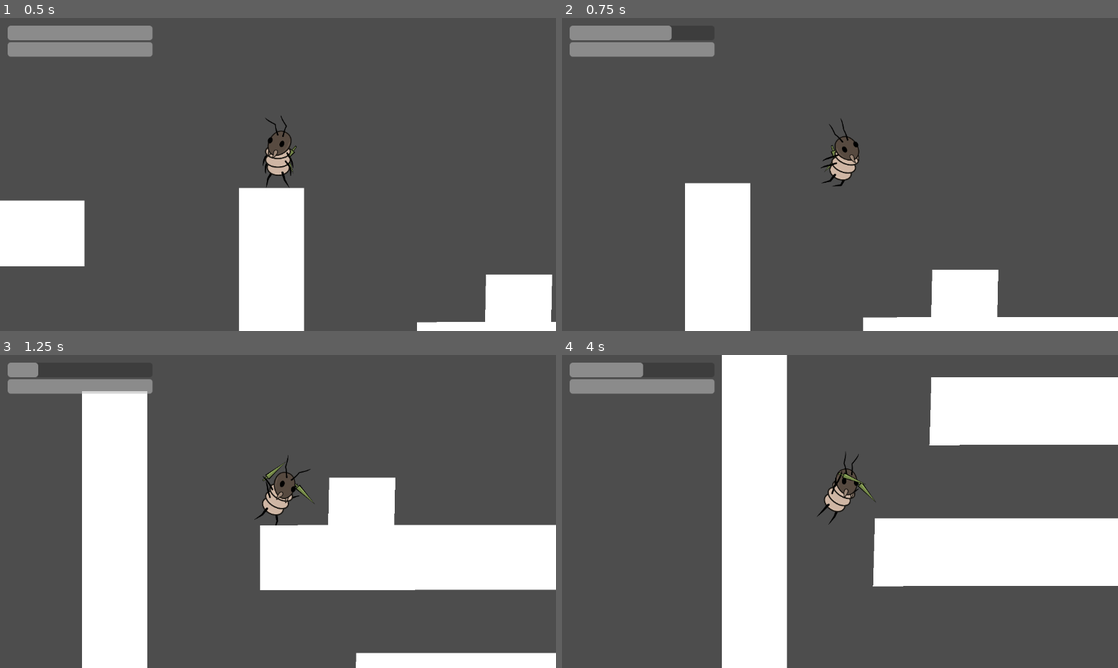
Above: before the commit, frames 1-4 (two rows, left to right).
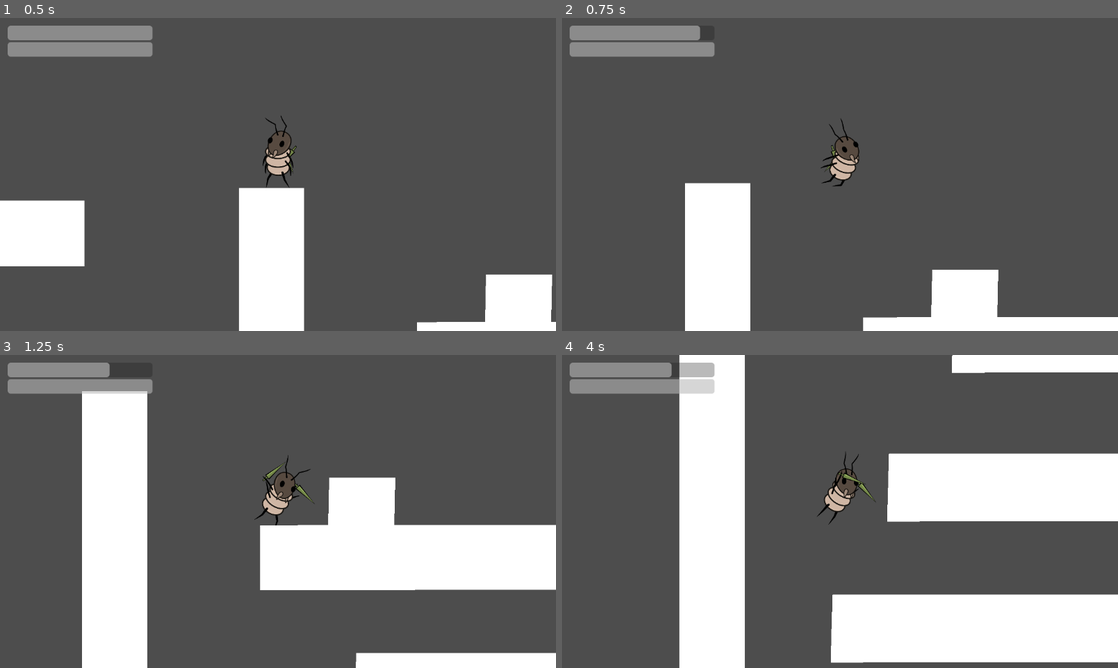
Above: after the commit, the same moments.

Repository: KadarGM/TheLastLarva
Game: Godot game, scene res://Assets/scenes/main.tscn
The game is run twice, just before and just after one commit, with the same random seed, the same clock (stepped at 60 frames per second) and the same inputs.
Inputs:
- Up to frame 1 (0.5 s): no input
- Up to frame 2 (0.75 s): hold D (D_right) from 0.53 s (still down); hold J (J_dash) from 0.53 s (still down)
- Up to frame 3 (1.25 s): keep holding D (D_right); keep holding J (J_dash); tap S (S_charge_jump) at 0.77, 1.07 s; tap L (L_attack) at 0.8 s
- Up to frame 4 (4 s): release J (J_dash) at 1.28 s; tap L (L_attack) at 1.35, 3.8 s; tap S (S_charge_jump) at 1.52, 1.55, 1.82, 3.02, 3.32, 3.77 s; release D (D_right) at 2.03 s; hold A (A_left) 2.03-2.78 s; hold S (S_charge_jump) 2.03-2.78 s; tap W (W_jump) at 2.3, 2.85 s; hold D (D_right) from 2.78 s (still down); tap J (J_dash) at 3.05 s; hold J (J_dash) from 3.53 s (still down)

Frame 1 is identical in both runs. In frame 2, 0.2% of the frame differs, in the area x 19-25%, y 2-8%; in frame 3, 0.6%; in frame 4, 53%, in the area x 14-100%, y 0-100%.

Commit message:
big jump charging during wall sliding doesnot work

Diff:
--- a/Assets/resources/Enemy.tres
+++ b/Assets/resources/Enemy.tres
@@ -17,6 +17,21 @@
 
 [resource]
 script = ExtResource("13_vha7q")
+can_walk = true
+can_jump = true
+can_double_jump = false
+can_triple_jump = false
+can_wall_jump = false
+can_wall_slide = false
+can_dash = false
+can_big_jump = false
+can_attack = true
+can_air_attack = false
+can_combo_attack = false
+can_big_attack = false
+can_dash_attack = false
+can_chase = false
+can_patrol = false
 body = ExtResource("2_jbh3h")
 sword = ExtResource("14_7pd0p")
 leg = ExtResource("10_g3v1o")
--- a/Assets/resources/Player.tres
+++ b/Assets/resources/Player.tres
@@ -17,6 +17,20 @@
 
 [resource]
 script = ExtResource("1_72438")
+can_walk = true
+can_jump = true
+can_double_jump = true
+can_triple_jump = true
+can_wall_jump = true
+can_big_jump = true
+can_wall_slide = true
+can_dash = true
+can_attack = true
+can_air_attack = true
+can_big_attack = true
+can_dash_attack = true
+can_chase = false
+can_patrol = false
 body = ExtResource("2_xckht")
 sword = ExtResource("14_qd8ql")
 leg = ExtResource("10_8sn2s")
--- a/Assets/scenes/characters/player.tscn
+++ b/Assets/scenes/characters/player.tscn
@@ -1,7 +1,8 @@
-[gd_scene load_steps=44 format=3 uid="uid://df1dloofeb6le"]
+[gd_scene load_steps=45 format=3 uid="uid://df1dloofeb6le"]
 
 [ext_resource type="Script" uid="uid://7a8h46pofh27" path="res://Assets/scripts/playerManager.gd" id="1_t8iac"]
 [ext_resource type="Script" uid="uid://dcts54drik3ds" path="res://Assets/scripts/characterVisualizer.gd" id="2_25l4c"]
+[ext_resource type="Resource" uid="uid://d125kkggxi83n" path="res://Assets/resources/Player.tres" id="2_x3ddt"]
 [ext_resource type="Texture2D" uid="uid://bd7ao8oa4baxx" path="res://Assets/graphics/characters/larva/torso.svg" id="4_m4tvu"]
 [ext_resource type="Texture2D" uid="uid://bey4g8rdm8776" path="res://Assets/graphics/characters/larva/sword.svg" id="5_fveyi"]
 [ext_resource type="Texture2D" uid="uid://bmae8nmkwyayq" path="res://Assets/graphics/characters/larva/leg.svg" id="6_ylwl8"]
@@ -6087,6 +6088,7 @@
 z_index = -100
 collision_layer = 2
 script = ExtResource("1_t8iac")
+character_data = ExtResource("2_x3ddt")
 metadata/_edit_horizontal_guides_ = [69.6705]
 metadata/_edit_vertical_guides_ = [60.5697, -62.2498]
 
--- a/Assets/scenes/game.tscn
+++ b/Assets/scenes/game.tscn
@@ -20,7 +20,6 @@
 [node name="Player" parent="Players" instance=ExtResource("1_hjtmn")]
 position = Vector2(1809, 359)
 scale = Vector2(0.4, 0.4)
-character_data = null
 
 [node name="Enemies" type="Node2D" parent="."]
 script = ExtResource("3_t7i2e")
--- a/Assets/scripts/characterData.gd
+++ b/Assets/scripts/characterData.gd
@@ -21,6 +21,27 @@
 	DEATH,
 	CHASING
 }
+@export_group("Options")
+@export_subgroup("Movement Options")
+@export var can_walk: bool = true
+@export var can_jump: bool = true
+@export var can_double_jump: bool = false
+@export var can_triple_jump: bool = false
+@export var can_wall_jump: bool = false
+var can_charge_big_jump: bool = false
+@export var can_big_jump: bool = false
+@export var can_wall_slide: bool = false
+@export var can_dash: bool = false
+
+@export_subgroup("Combat Options")
+@export var can_attack: bool = true
+@export var can_air_attack: bool = false
+@export var can_big_attack: bool = false
+@export var can_dash_attack: bool = false
+
+@export_subgroup("AI Options")
+@export var can_chase: bool = false
+@export var can_patrol: bool = false
 
 @export_group("Sprites")
 @export var body: Texture2D
--- a/Assets/scripts/playerManager.gd
+++ b/Assets/scripts/playerManager.gd
@@ -264,6 +264,8 @@
 			dash_attack_damaged_entities.clear()
 			big_jump_charged = false
 		character_data.State.BIG_ATTACK:
+			if not character_data.can_big_attack:
+				return
 			invulnerability = true
 			print("character_data.State invulnerability activated - BIG_ATTACK")
 			big_attack_pending = true
@@ -386,6 +388,8 @@
 					perform_attack()
 
 func handle_ground_movement(input_direction: float) -> void:
+	if not character_data.can_walk:
+		return
 	if input_direction:
 		velocity.x = input_direction * character_data.speed
 		if current_state == character_data.State.CHARGING_JUMP:
@@ -394,6 +398,8 @@
 		velocity.x = move_toward(velocity.x, 0, character_data.speed)
 
 func handle_air_movement(input_direction: float) -> void:
+	if not character_data.can_walk:
+		return
 	if current_state == character_data.State.BIG_ATTACK or current_state == character_data.State.BIG_ATTACK_LANDING:
 		velocity.x = move_toward(velocity.x, 0, character_data.speed * character_data.big_attack_air_friction)
 		return
@@ -432,12 +438,26 @@
 		attempt_dash()
 
 	if Input.is_action_just_pressed("L_attack"):
+		if not character_data.can_attack:
+			return
 		if stamina_current >= character_data.attack_stamina_cost:
 			var old_stamina = stamina_current
 			stamina_current -= character_data.attack_stamina_cost
 			stamina_regen_timer = character_data.stamina_regen_delay
 			print("Attack stamina cost - Stamina: ", old_stamina, " -> ", stamina_current)
 			perform_attack()
+
+	if not character_data.can_big_jump and not character_data.can_dash_attack:
+		character_data.can_charge_big_jump = false
+	elif character_data.can_big_jump and not character_data.can_dash_attack:
+		character_data.can_charge_big_jump = true
+	elif not character_data.can_big_jump and character_data.can_dash_attack:
+		character_data.can_charge_big_jump = true
+	elif character_data.can_big_jump and character_data.can_dash_attack:
+		character_data.can_charge_big_jump = true
+
+	if not character_data.can_charge_big_jump:
+		return
 
 	if Input.is_action_pressed("J_dash") and velocity.x == 0 and can_big_jump:
 		start_big_jump_charge()
@@ -474,6 +494,8 @@
 		attempt_dash()
 
 	if Input.is_action_just_pressed("L_attack"):
+		if not character_data.can_attack or not character_data.can_air_attack:
+			return
 		if stamina_current >= character_data.attack_stamina_cost:
 			var old_stamina = stamina_current
 			stamina_current -= character_data.attack_stamina_cost
@@ -482,6 +504,8 @@
 			perform_attack()
 
 	if Input.is_action_just_pressed("S_charge_jump"):
+		if not character_data.can_big_attack:
+			return
 		var ground = ground_check_ray.is_colliding() or ground_check_ray_2.is_colliding() or ground_check_ray_3.is_colliding()
 		if stamina_current >= character_data.big_attack_stamina_cost:
 			var old_stamina = stamina_current
@@ -495,6 +519,8 @@
 	var input_direction = Input.get_axis("A_left", "D_right")
 
 	if Input.is_action_just_pressed("W_jump") and can_wall_jump:
+		if not character_data.can_wall_jump:
+			return
 		perform_wall_jump()
 		return
 
@@ -510,6 +536,8 @@
 			return
 
 	if input_direction != 0 and can_wall_jump:
+		if not character_data.can_wall_jump:
+				return
 		var wall_direction = get_wall_jump_direction()
 		if (input_direction > 0 and wall_direction > 0) or (input_direction < 0 and wall_direction < 0):
 			perform_wall_jump_away()
@@ -519,14 +547,18 @@
 		big_jump_charged = false
 
 	if Input.is_action_pressed("J_dash") and velocity.y < gravity * delta and can_big_jump:
+
 		if Input.is_action_just_pressed("S_charge_jump"):
 			cancel_big_jump_charge()
 		else:
+
 			start_big_jump_charge()
 	else:
 		cancel_big_jump_charge()
 
 	if Input.is_action_just_pressed("J_dash"):
+		if not character_data.can_dash:
+				return
 		attempt_dash()
 
 func handle_attack_movement() -> void:
@@ -585,7 +617,10 @@
 		if current_state == character_data.State.WALL_SLIDING and (is_wall_hanging_left() or is_wall_hanging_right()):
 			return
 		elif current_state == character_data.State.WALL_SLIDING:
+
 			if Input.is_action_pressed("S_charge_jump"):
+				if not character_data.can_wall_slide:
+					return
 				velocity.y += gravity * delta * character_data.wall_slide_gravity_multiplier
 			elif  Input.is_action_just_released("S_charge_jump"):
 				velocity.y = gravity * delta / character_data.wall_slide_initial_velocity_divisor
@@ -664,11 +699,15 @@
 	stamina_current = min(stamina_current, character_data.stamina_max)
 
 func perform_jump() -> void:
+	if not character_data.can_jump:
+		return
 	velocity.y = character_data.jump_velocity
 	is_jump_held = true
 	change_state(character_data.State.JUMPING)
 
 func perform_double_jump() -> void:
+	if not character_data.can_double_jump:
+		return
 	velocity.y = character_data.jump_velocity * character_data.double_jump_multiplier
 	can_double_jump = false
 	is_double_jump_held = true
@@ -678,6 +717,8 @@
 	animation_player.queue("Jump")
 
 func perform_triple_jump() -> void:
+	if not character_data.can_triple_jump:
+		return
 	if stamina_current >= character_data.triple_jump_stamina_cost:
 		var old_stamina = stamina_current
 		stamina_current -= character_data.triple_jump_stamina_cost
@@ -693,6 +734,8 @@
 		animation_player.queue("Jump")
 
 func perform_wall_jump() -> void:
+	if not character_data.can_wall_jump:
+		return
 	var wall_direction = get_wall_jump_direction()
 	velocity.y = character_data.jump_velocity * 0.3
 	velocity.x = wall_direction * character_data.wall_jump_force * character_data.wall_jump_away_multiplier
@@ -701,6 +744,8 @@
 	can_wall_jump = false
 
 func perform_wall_jump_away() -> void:
+	if not character_data.can_wall_jump:
+		return
 	var wall_direction = get_wall_jump_direction()
 	velocity.y = 0
 	velocity.x = wall_direction * character_data.wall_jump_force * character_data.wall_jump_away_multiplier
@@ -709,6 +754,8 @@
 	can_wall_jump = false
 
 func attempt_dash() -> void:
+	if not character_data.can_dash:
+		return
 	if not can_dash:
 		return
 
@@ -738,6 +785,8 @@
 	change_state(character_data.State.DASHING)
 
 func perform_dash_attack() -> void:
+	if not character_data.can_dash_attack or not character_data.can_attack:
+		return
 	var attack_dir = get_attack_direction()
 	dash_attack_direction = Vector2(attack_dir, 0)
 
@@ -769,6 +818,8 @@
 	change_state(character_data.State.JUMPING)
 
 func perform_attack() -> void:
+	if not character_data.can_attack:
+		return
 	if not before_attack_timer.is_stopped():
 		return
 
@@ -791,6 +842,7 @@
 	before_attack_timer.start()
 
 func start_big_jump_charge() -> void:
+	print("START CHARGING")
 	if big_jump_charged or big_jump_timer.time_left > 0 or not can_big_jump:
 		return
 	can_big_jump = false
@@ -803,6 +855,8 @@
 		big_jump_charged = false
 
 func perform_directional_big_jump(direction: Vector2) -> void:
+	if not character_data.can_big_jump:
+		return
 	big_jump_charged = false
 	big_jump_direction = direction
 	change_state(character_data.State.BIG_JUMPING)
@@ -1031,6 +1085,8 @@
 		character_data.State.BIG_JUMPING:
 			animation_player.play("Dash")
 		character_data.State.BIG_ATTACK:
+			if not character_data.can_big_attack:
+				return
 			if is_high_big_attack and animation_player.current_animation != "Big_attack":
 				animation_player.play("Big_attack_prepare")
 				update_weapon_visibility("both")
@@ -1038,7 +1094,7 @@
 			if animation_player.current_animation != "Big_attack_landing":
 				animation_player.play("Big_attack_landing")
 		character_data.State.WALL_SLIDING:
-			if (big_jump_timer.time_left > 0) or (big_jump_charged and Input.is_action_pressed("J_dash")):
+			if Input.is_action_pressed("J_dash"):
 				animation_player.play("Big_jump_wall_charge")
 			else:
 				animation_player.play("Sliding_wall")
